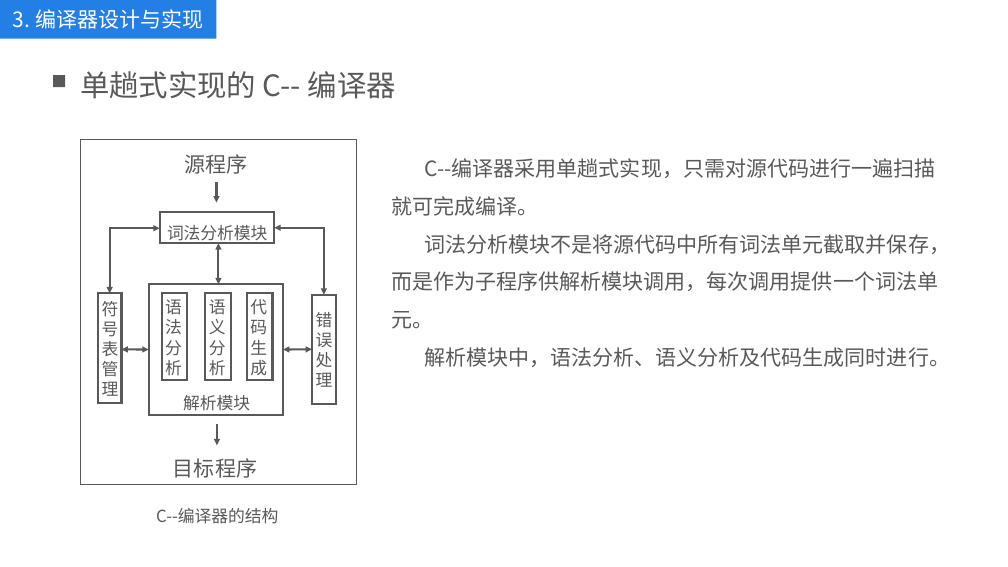
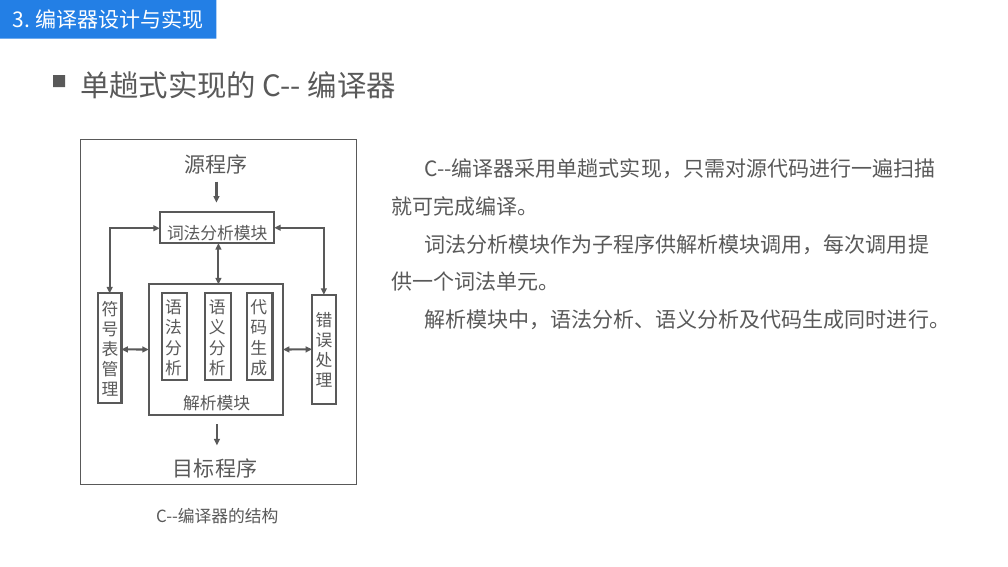
Before and after one commit to kkli28/cc, a slide deck: slide 8 of 论文相关/答辩ppt.pptx (slide 9 before the commit). Drawn at 1008x567 pixels with LibreOffice and Linux fonts; fonts in the diff are those of the drawing. Boxes give left, top, right and bottom in pixels: in the first picture for what was removed or moved away, otherwise in the second. Text is boxed around its words. In the diff, an @@ line names an element or a change of style, - is before the commit and + after.

```diff
--- a/论文相关/答辩ppt.pptx
+++ b/论文相关/答辩ppt.pptx
@@ text at (391,234,929,291): text changed @@
-词法分析模块不是将源代码中所有词法单元截取并保存，而是作为子程序供解析模块调用，每次调用提供一个词法单元。
+词法分析模块作为子程序供解析模块调用，每次调用提供一个词法单元。
```
Also in this commit, not shown: 11 other slides changed, 6 slides removed, 7 other files.
